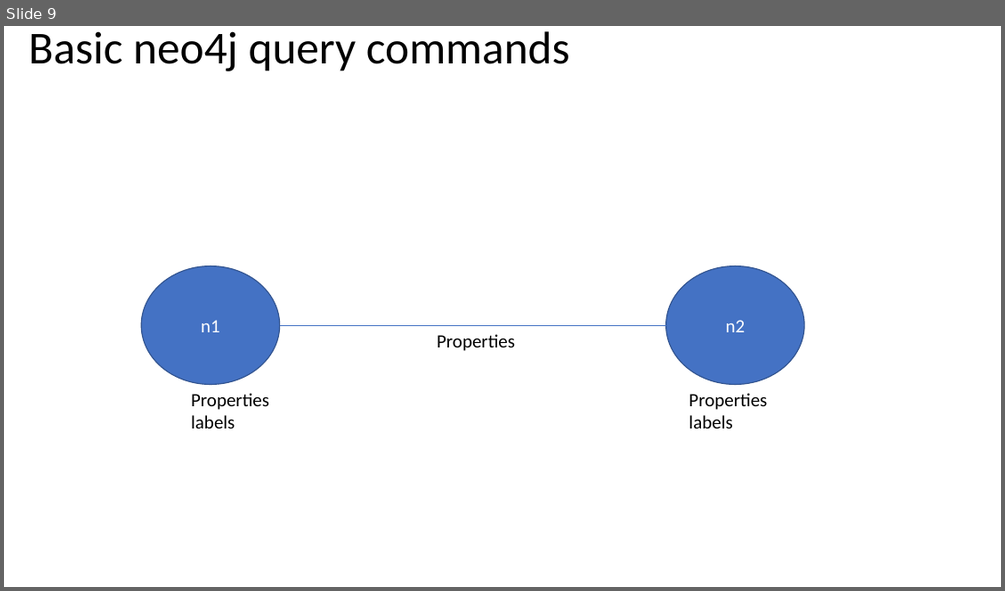
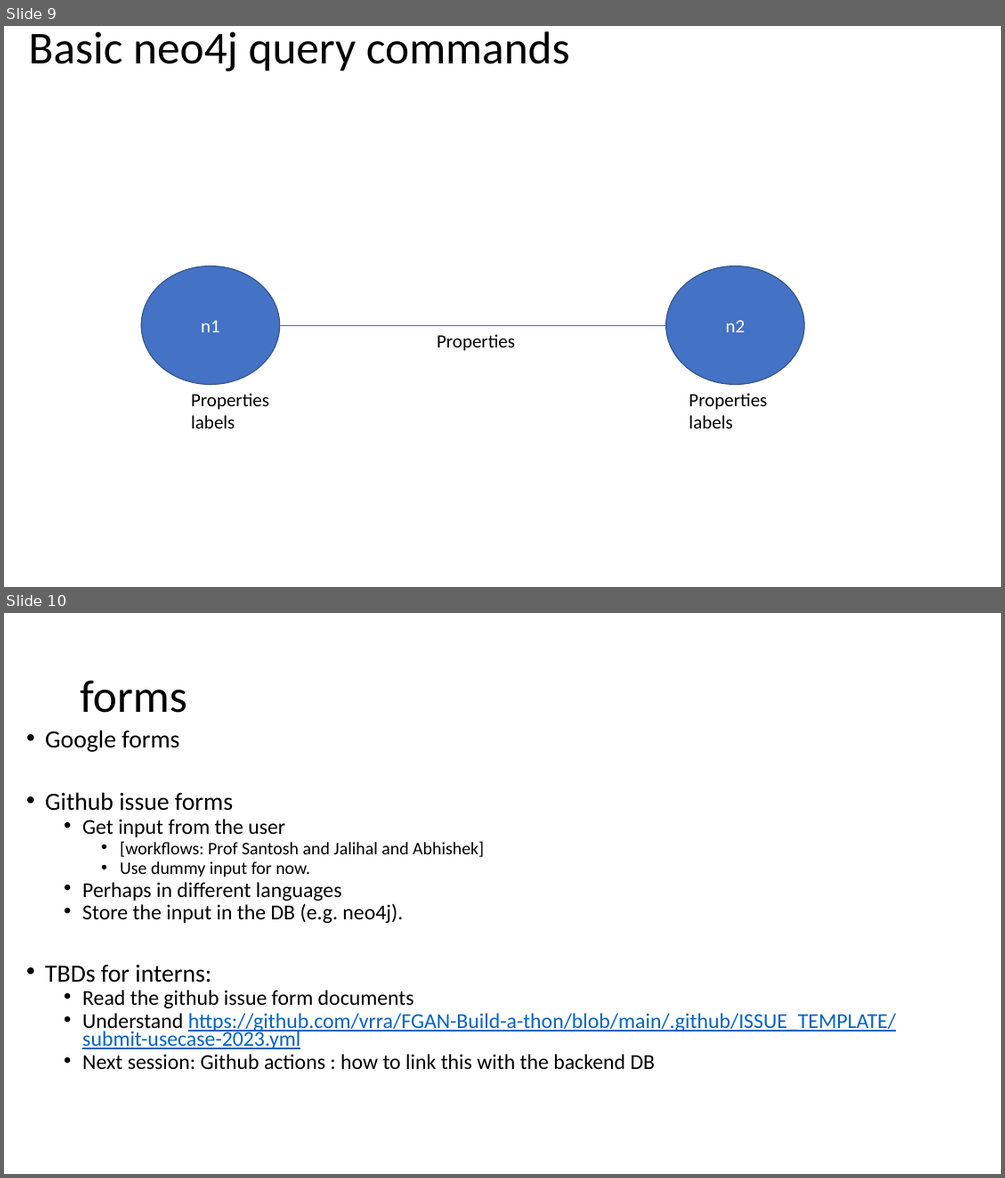
Before and after one commit to CrashingGuru/FGAN-Build-a-thon, a slide deck: Docs/Software-tools-overview-for-chat-app.pptx. Shown one above the other, each under a label of ours: slide 9 before the commit, slides 9 and 10 after it. The pictures are 1005x591 and 1005x1178 pixels, drawn with LibreOffice and Linux fonts; fonts in the diff are those of the drawing. Boxes give left, top, right and bottom in pixels: in the first picture for what was removed or moved away, otherwise in the second. Text is boxed around its words. In the diff, an @@ line names an element or a change of style, - is before the commit and + after.

Commit message:
updated doc on 9 jun 2023 for interns

```diff
--- a/Docs/Software-tools-overview-for-chat-app.pptx
+++ b/Docs/Software-tools-overview-for-chat-app.pptx
@@ slide 10 added at <box>4,613,1001,1174</box>, background #FFFFFF @@
@@ title added at <box>80,680,187,713</box>, 44 pt, text #000000 @@
+forms
@@ text added at <box>45,730,896,1069</box>, 20.4 pt, text #000000 @@
+• Google forms
+• Github issue forms
+  • Get input from the user
+    • [workflows: Prof Santosh and Jalihal and Abhishek]
+    • Use dummy input for now.
+  • Perhaps in different languages
+  • Store the input in the DB (e.g. neo4j).
+• TBDs for interns:
+  • Read the github issue form documents
+  • Understand https://github.com/vrra/FGAN-Build-a-thon/blob/main/.github/ISSUE_TEMPLATE/submit-usecase-2023.yml
+  • Next session: Github actions : how to link this with the backend DB
```
Also in this commit, not shown: 1 slide changed.
